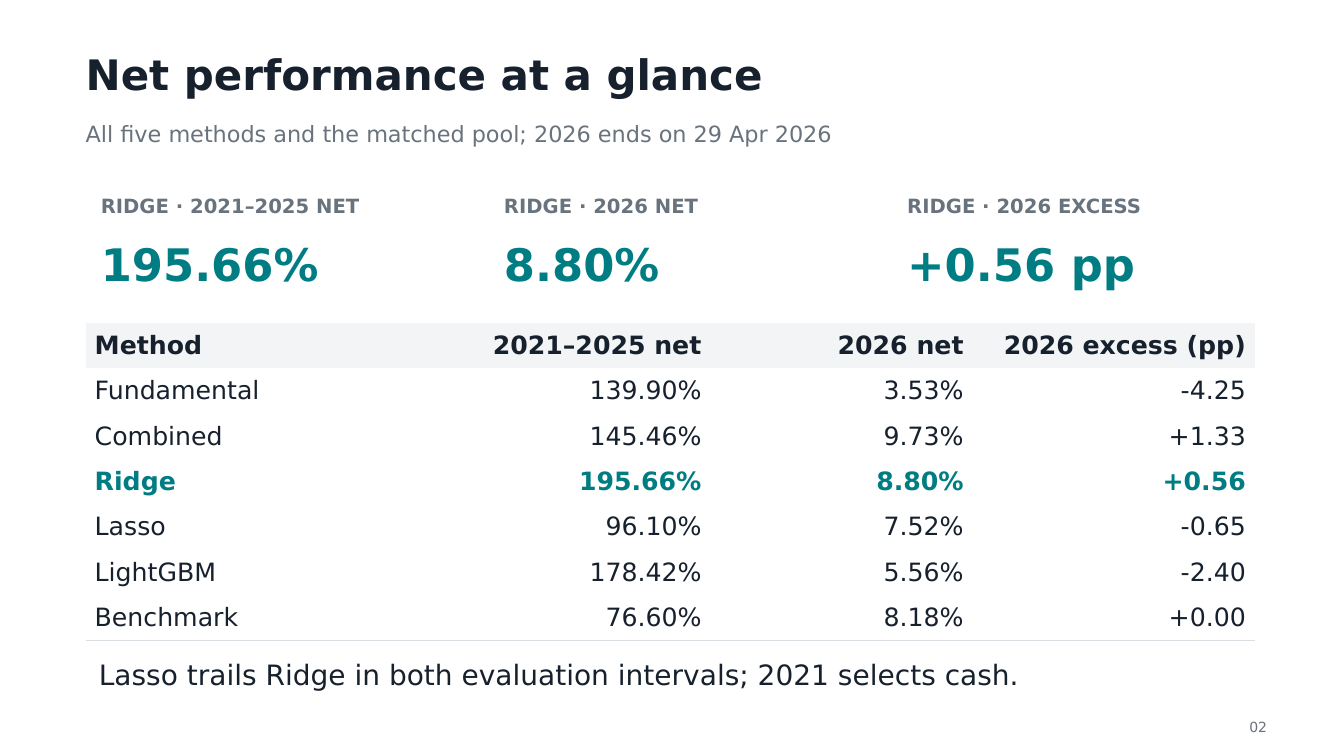
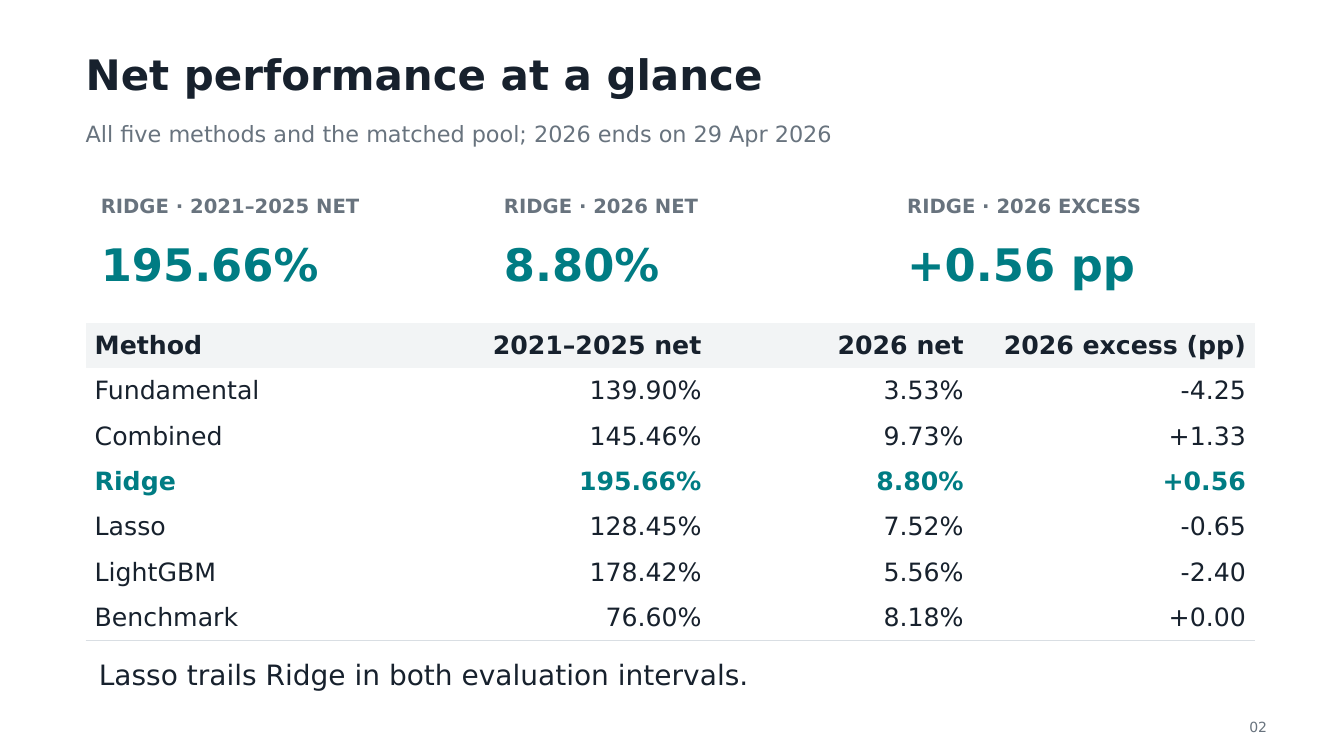
Before and after one commit to smallwhite1909/Investment-Group9, a slide deck: slide 2 of Presentation_Group9.pptx. Drawn at 1344x756 pixels with LibreOffice and Linux fonts; fonts in the diff are those of the drawing. Boxes give left, top, right and bottom in pixels: in the first picture for what was removed or moved away, otherwise in the second. Text is boxed around its words. In the diff, an @@ line names an element or a change of style, - is before the commit and + after.

```diff
--- a/Presentation_Group9.pptx
+++ b/Presentation_Group9.pptx
@@ table at [86, 323, 1255, 640] @@
-row 5, column 2: 96.10%
+row 5, column 2: 128.45%
@@ text at [99, 663, 748, 691]: text changed @@
-Lasso trails Ridge in both evaluation intervals; 2021 selects cash.
+Lasso trails Ridge in both evaluation intervals.
```
Also in this commit, not shown: 2 other slides changed, 8 other files.
